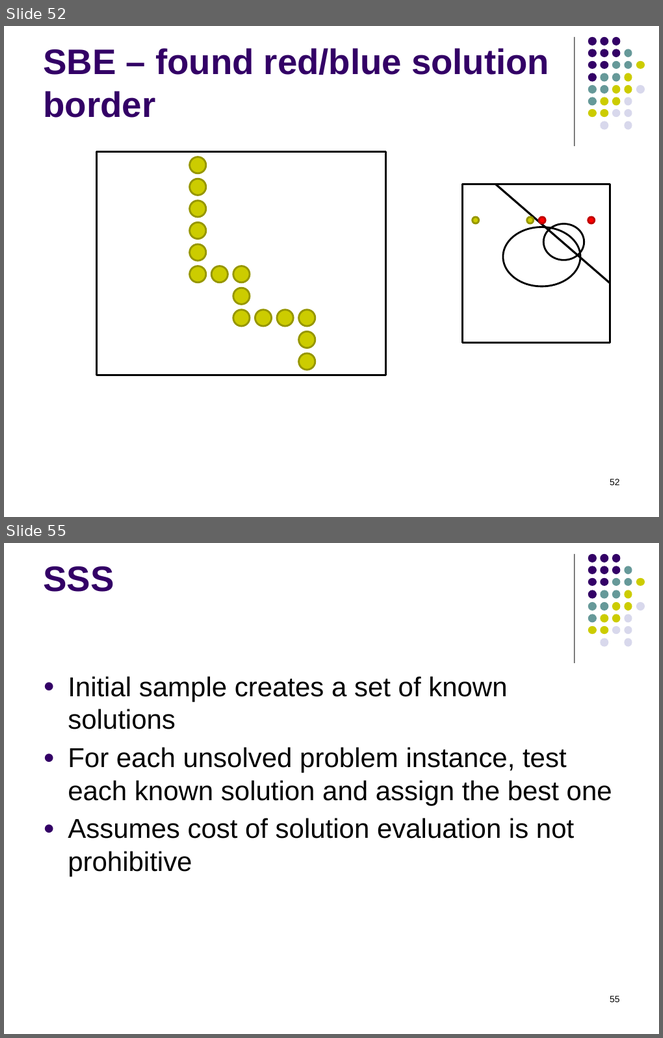
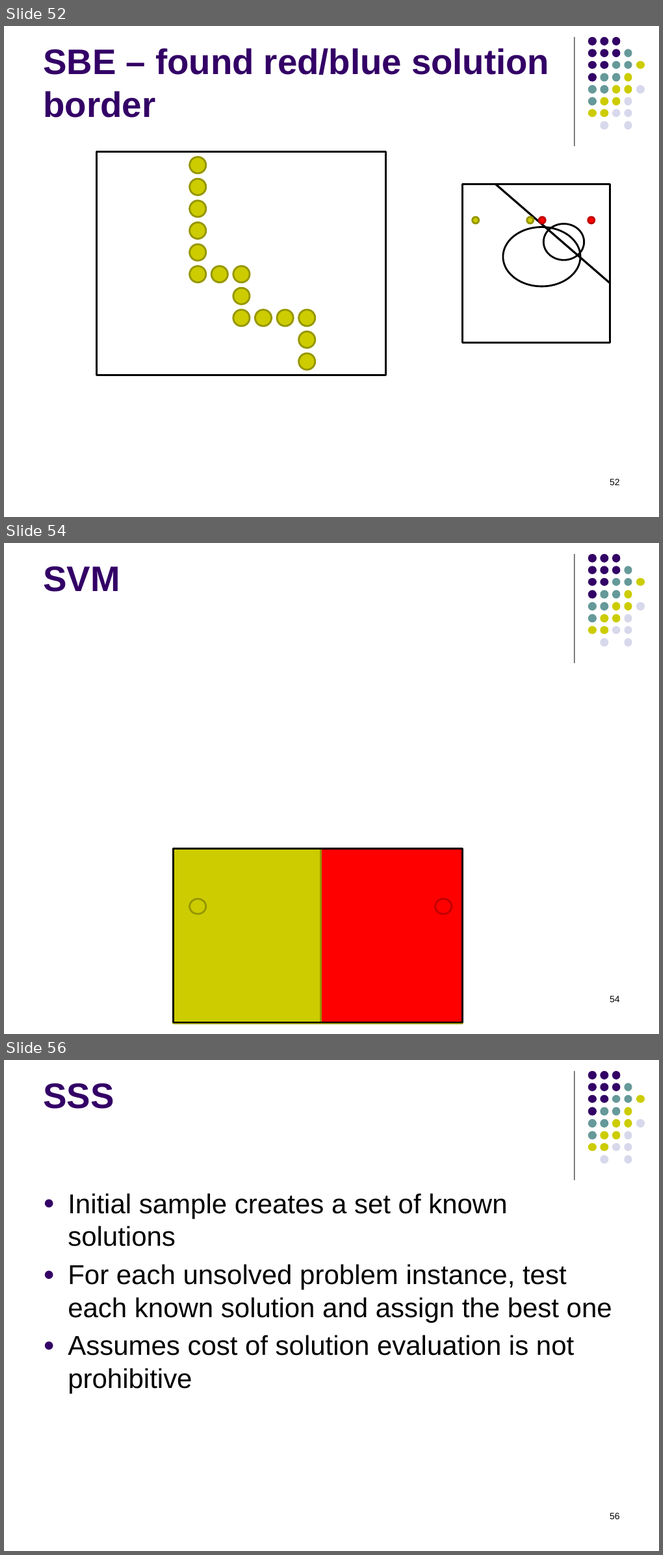
Before and after one commit to RobertHolderIII/dissertation, a slide deck: doc/defense-Dec2015.pptx. Shown one above the other, each under a label of ours: slides 52 and 55 before the commit, slides 52, 54 and 56 after it; the slides between them are not shown. The pictures are 663x1038 and 663x1555 pixels, drawn with LibreOffice and Linux fonts; fonts in the diff are those of the drawing. Boxes give left, top, right and bottom in pixels: in the first picture for what was removed or moved away, otherwise in the second. Text is boxed around its words. In the diff, an @@ line names an element or a change of style, - is before the commit and + after.

```diff
--- a/doc/defense-Dec2015.pptx
+++ b/doc/defense-Dec2015.pptx
@@ slide 54 added at box(4, 543, 659, 1034), background #FFFFFF; not listed: 32 template elements that a slide beside it also shows @@
@@ title added at box(43, 566, 120, 592), 39 pt, text #330066, bold @@
+SVM
@@ rectangle added at box(173, 849, 321, 1024), fill #CCCC00, outline #979700 2 pt @@
@@ rectangle added at box(173, 849, 463, 1023), outline #000000 2 pt @@
@@ rectangle added at box(318, 849, 463, 1024), fill #FF0000, outline #979700 2 pt @@
@@ ellipse added at box(189, 899, 206, 915), fill #CCCC00, outline #979700 2 pt @@
@@ ellipse added at box(435, 899, 451, 915), fill #FF0000, outline #C00000 2 pt @@
@@ page number added at box(610, 996, 620, 1003), 10 pt, text #000000 @@
+54
@@ what was slide 55 is now slide 56 @@
@@ page number at box(610, 1513, 620, 1520): text changed @@
-55
+56
```
Also in this commit, not shown: 3 slides changed, 2 other slides added, 1 slide removed.
